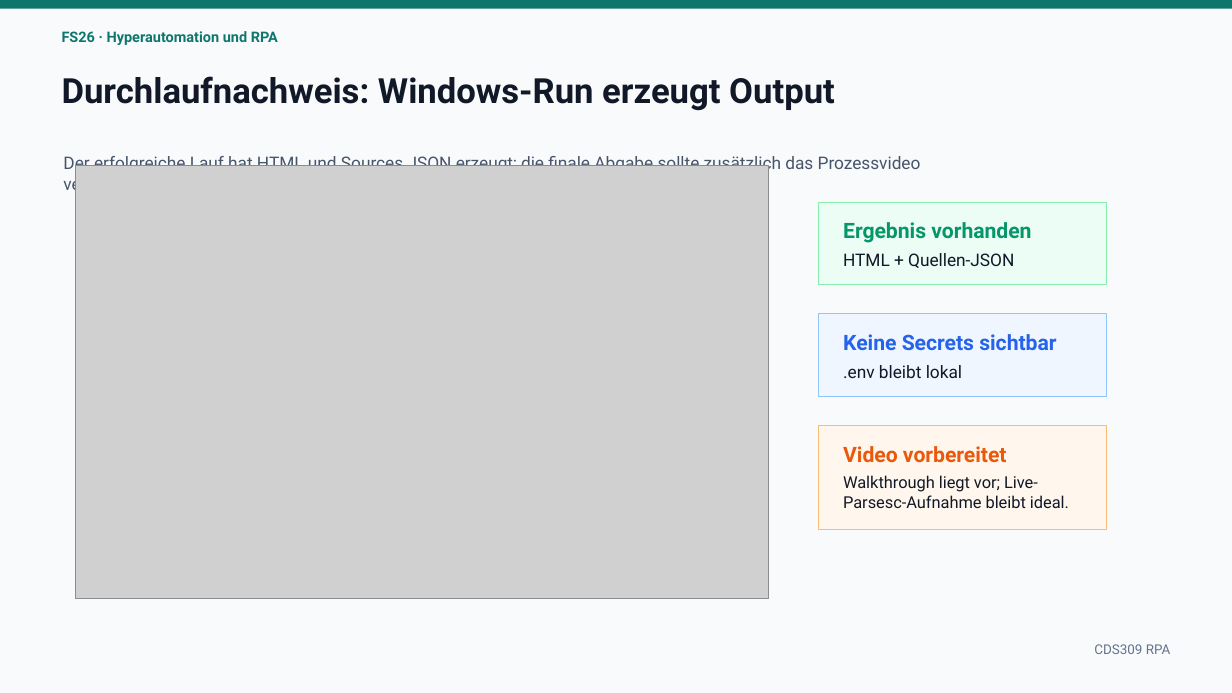
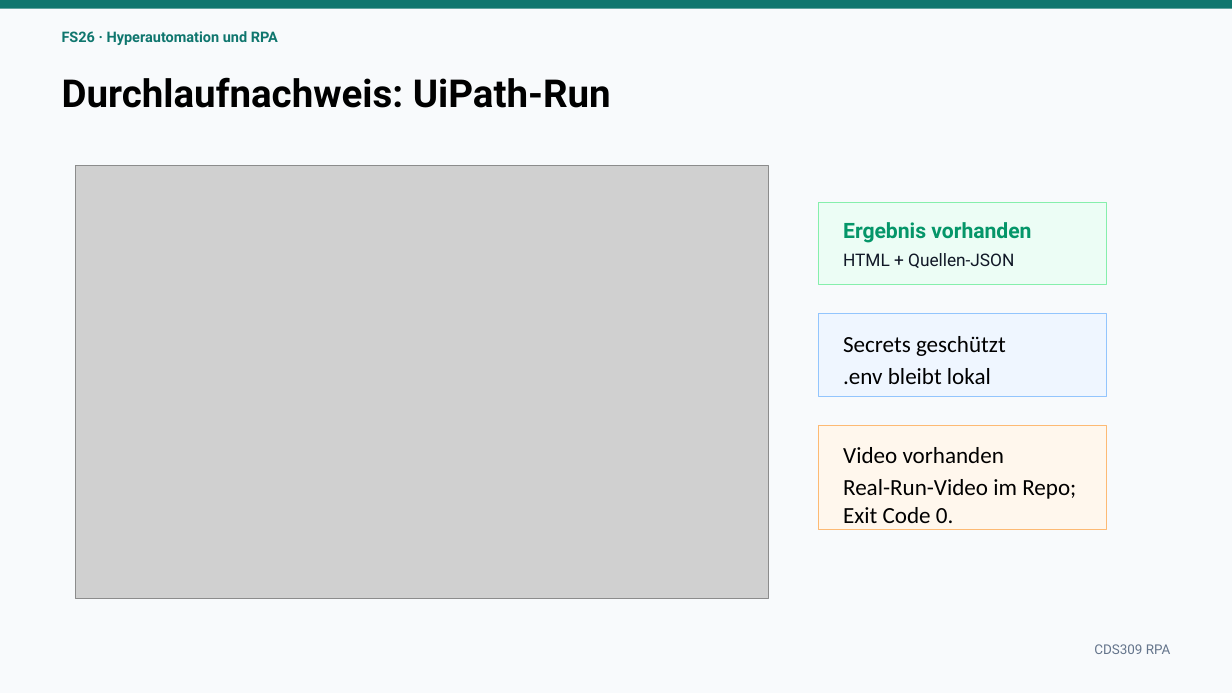
Before and after one commit to DotNaos/fs26--robotic-process-automation, a slide deck: slide 9 of unterlagen/Moodle-to-LLM Study Planner - Schlusspräsentation.pptx. Drawn at 1232x693 pixels with LibreOffice and Linux fonts; fonts in the diff are those of the drawing; grey boxes stand for pictures. Boxes give left, top, right and bottom in pixels: in the first picture for what was removed or moved away, otherwise in the second. Text is boxed around its words. In the diff, an @@ line names an element or a change of style, - is before the commit and + after.

```diff
--- a/unterlagen/Moodle-to-LLM Study Planner - Schlusspräsentation.pptx
+++ b/unterlagen/Moodle-to-LLM Study Planner - Schlusspräsentation.pptx
@@ text at bbox=[62, 77, 611, 108]: text changed; size 27 to 30 pt; text colour #111827 to #000000 @@
-Durchlaufnachweis: Windows-Run erzeugt Output
+Durchlaufnachweis: UiPath-Run
@@ text removed at bbox=[63, 153, 921, 195] @@
-Der erfolgreiche Lauf hat HTML und Sources JSON erzeugt; die finale Abgabe sollte zusätzlich das Prozessvideo verlinken.
@@ text at bbox=[843, 336, 1006, 356]: text changed; size 16.5 to 18 pt; font Roboto to Calibri; text colour #2563EB to #000000; bold off @@
-Keine Secrets sichtbar
+Secrets geschützt
@@ text ".env bleibt lokal" at bbox=[843, 368, 991, 384]: size 13.5 to 18 pt, font Roboto to Calibri, text colour #111827 to #000000 @@
@@ text at bbox=[843, 447, 1004, 463]: text changed; size 16.5 to 18 pt; font Roboto to Calibri; text colour #EA580C to #000000; bold off @@
-Video vorbereitet
+Video vorhanden
@@ text at bbox=[843, 479, 1076, 523]: text changed; size 12.8 to 18 pt; font Roboto to Calibri; text colour #111827 to #000000 @@
-Walkthrough liegt vor; Live-Parsesc-Aufnahme bleibt ideal.
+Real-Run-Video im Repo; Exit Code 0.
```
Also in this commit, not shown: 2 other slides changed.
